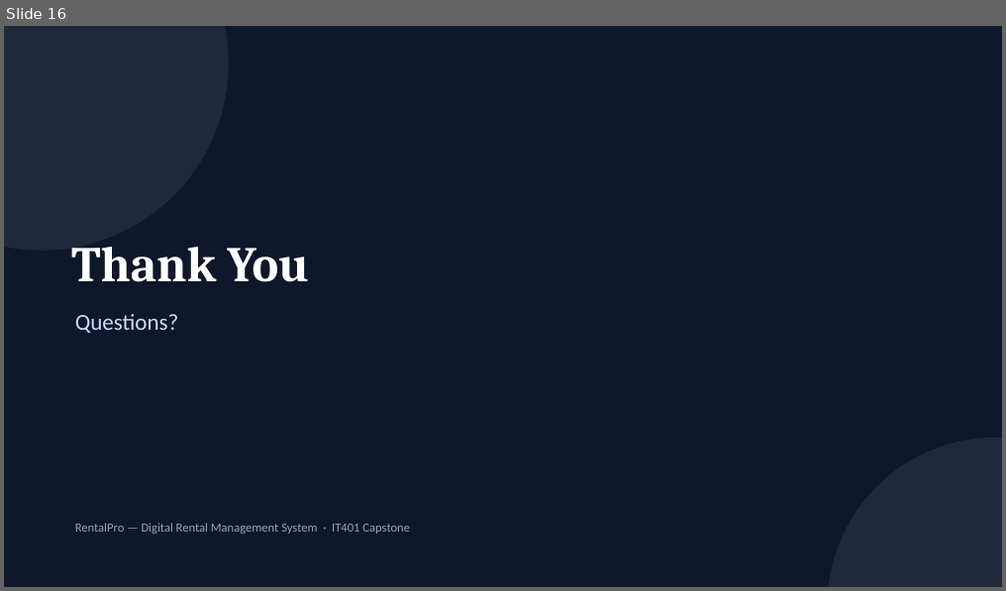
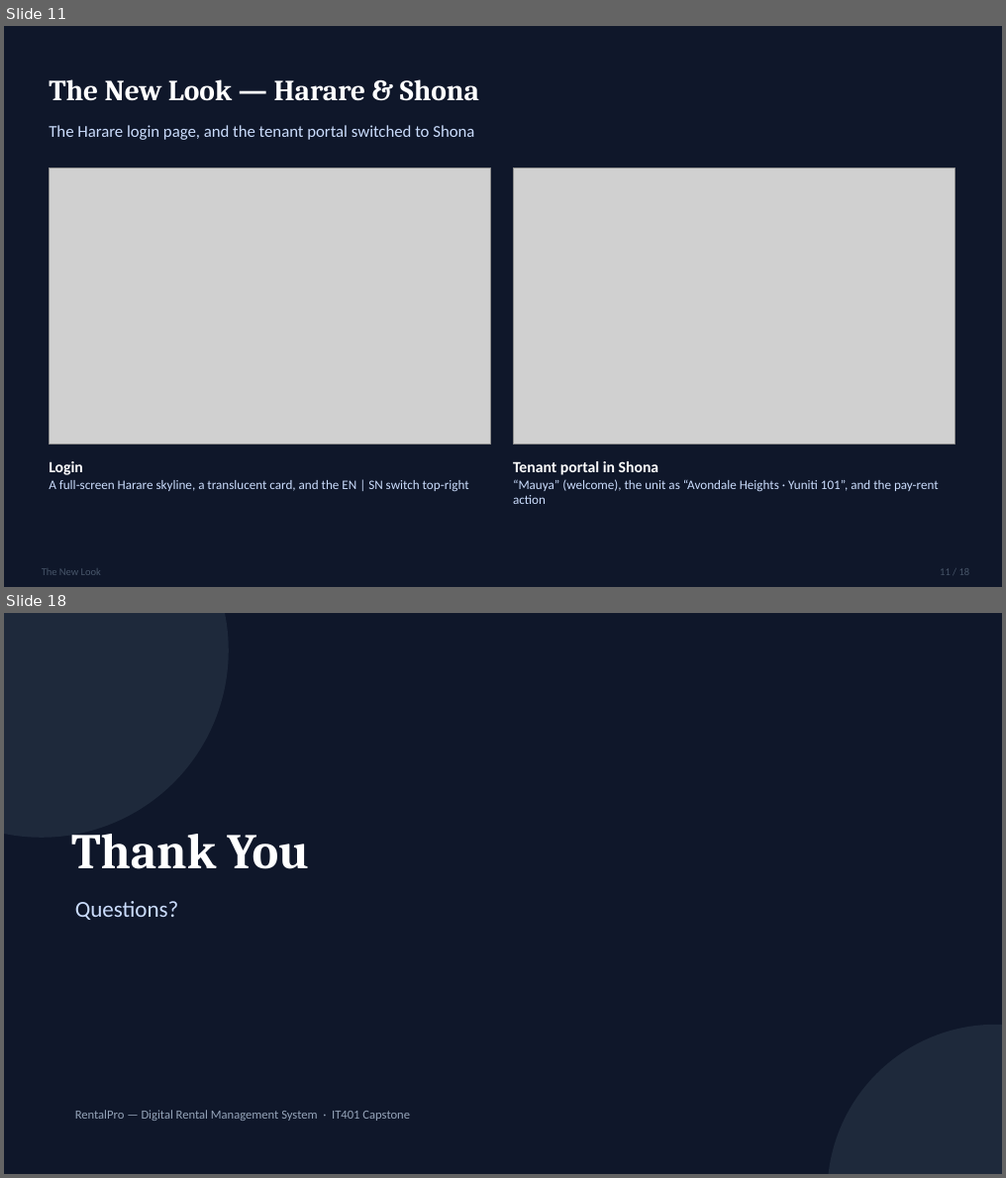
Before and after one commit to Abdur-lab/github-slideshow, a slide deck: docs/ABDURRAHMAAN_IT401_DEL_6_PRESENTATION.pptx. Shown one above the other, each under a label of ours: slide 16 before the commit, slides 11 and 18 after it; the slides between them are not shown. The pictures are 1006x591 and 1006x1178 pixels, drawn with LibreOffice and Linux fonts; fonts in the diff are those of the drawing; grey boxes stand for pictures. Boxes give left, top, right and bottom in pixels: in the first picture for what was removed or moved away, otherwise in the second. Text is boxed around its words. In the diff, an @@ line names an element or a change of style, - is before the commit and + after.

```diff
--- a/docs/ABDURRAHMAAN_IT401_DEL_6_PRESENTATION.pptx
+++ b/docs/ABDURRAHMAAN_IT401_DEL_6_PRESENTATION.pptx
@@ slide 11 added at [4, 26, 1002, 587], background #0F172A @@
@@ text added at [49, 79, 479, 101], 28 pt, text #FFFFFF, bold @@
+The New Look — Harare & Shona
@@ text added at [49, 125, 474, 140], 16 pt, text #CADCFC @@
+The Harare login page, and the tenant portal switched to Shona
@@ picture added at [49, 169, 491, 445] @@
@@ picture added at [513, 169, 954, 445] @@
@@ text added at [49, 462, 469, 492], 12.5 pt, text #CADCFC @@
+Login
+A full-screen Harare skyline, a translucent card, and the EN | SN switch top-right
@@ text added at [513, 462, 939, 504], 12.5 pt, text #CADCFC @@
+Tenant portal in Shona
+“Mauya” (welcome), the unit as “Avondale Heights · Yuniti 101”, and the pay-rent action
@@ text added at [42, 569, 101, 575], 10 pt, text #475569 @@
+The New Look
@@ text added at [940, 569, 970, 575], 10 pt, text #475569 @@
+11 / 18
@@ what was slide 16 is now slide 18 @@
```
Also in this commit, not shown: 15 slides changed, 1 other slide added, 1 other file.
